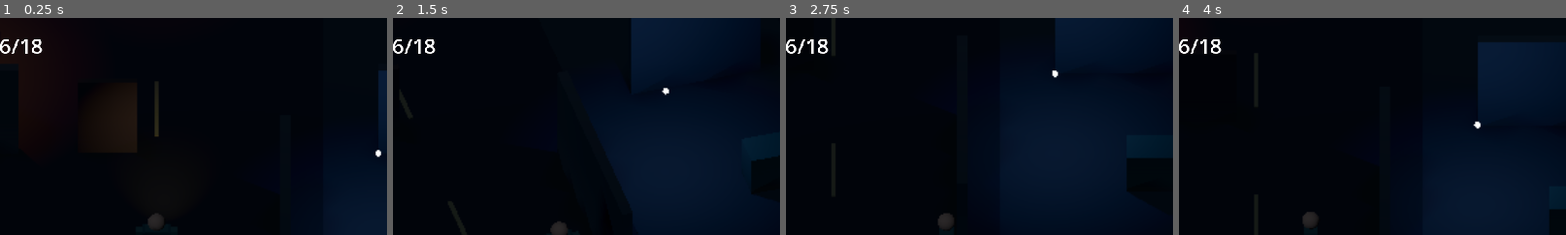
Above: before the commit, frames 1-4 (left to right).
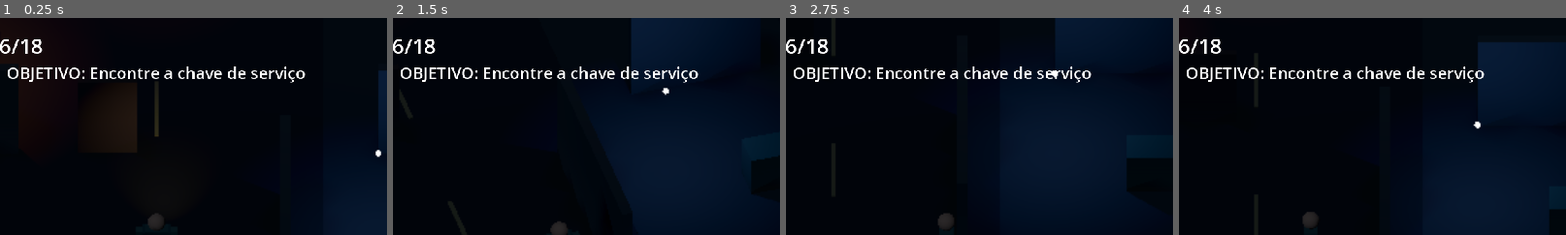
Above: after the commit, the same moments.

Repository: lloupp/night-shift
Game: Godot game, scene res://scenes/main.tscn
Two runs of this game, one before a commit and one after it. Both use one fixed random seed, a clock stepped at 60 frames per second and the inputs below.
Inputs (mouse positions are % of the whole screen's width and height, from its top left):
- Up to frame 1 (0.25 s): no input
- Up to frame 2 (1.5 s): tap Enter at 0.5 s; move the mouse to (72, 45) at 0.52 s; hold D 0.53-1.28 s; tap Q at 0.6 s; click (72, 45) at 0.67 s; move the mouse to (30, 55) at 1.27 s; hold S from 1.28 s (still down); tap E at 1.35 s
- Up to frame 3 (2.75 s): move the mouse to (60, 28) at 2.02 s; release S at 2.03 s; hold D from 2.03 s (still down); tap F at 2.1 s
- Up to frame 4 (4 s): move the mouse to (45, 70) at 2.77 s; release D at 2.78 s; hold W 2.78-3.53 s; tap R at 2.85 s; click (45, 70) at 2.92 s; move the mouse to (80, 65) at 3.52 s; hold A from 3.53 s (still down); hold Shift from 3.53 s (still down)
The pictures show only the part of the screen within x 30-80%, y 0-50%; the shares and areas given below are measured in that part.

The runs differ from the first frame. In frame 1, 1.7% of the frame differs, in the area x 2-79%, y 22-30%; in frame 2, 1.7%; in frame 3, 1.7%; in frame 4, 1.7%.

Commit message:
feat: wire objective and exit gameplay loop

Diff:
--- a/scripts/main.gd
+++ b/scripts/main.gd
@@ -4,6 +4,8 @@
 const EnemyClass = preload("res://scripts/enemy.gd")
 const DoorClass = preload("res://scripts/door.gd")
 const AmmoClass = preload("res://scripts/ammo_pickup.gd")
+const KeyPickupClass = preload("res://scripts/key_pickup.gd")
+const ExitGateClass = preload("res://scripts/exit_gate.gd")
 const PresentationFXClass = preload("res://scripts/presentation_fx.gd")
 
 const CAMERA_DIRECTIONS := ["N", "NE", "E", "SE", "S", "SW", "W", "NW"]
@@ -16,8 +18,10 @@
 var camera_target_angle := 0.0
 var camera_follow_position := Vector3.ZERO
 var status_label: Label
+var objective_label: Label
 var prompt_label: Label
 var message_label: Label
+var completion_label: Label
 var camera_angle_label: Label
 var crosshair: Label
 var damage_overlay: ColorRect
@@ -26,6 +30,7 @@
 var crosshair_feedback_timer := 0.0
 var current_interactable: Node
 var pending_shot := false
+var run_completed := false
 var occluded_bodies: Array[Node3D] = []
 var flicker_lamps: Array[OmniLight3D] = []
 var flicker_clock := 0.0
@@ -44,6 +49,7 @@
 	player.died.connect(_on_player_died)
 	_update_status()
 	_update_camera_angle_label()
+	_update_objective("Encontre a chave de serviço")
 
 func _physics_process(delta: float) -> void:
 	if not is_instance_valid(player):
@@ -71,7 +77,7 @@
 	_restore_occluders()
 
 func _unhandled_input(event: InputEvent) -> void:
-	if not is_instance_valid(player):
+	if not is_instance_valid(player) or run_completed:
 		return
 	if event is InputEventKey and event.pressed and not event.echo:
 		match event.physical_keycode:
@@ -122,7 +128,8 @@
 	_add_decor_box("RoadStripeB", Vector3(0.12, 0.045, 2.1), Vector3(0, 0.045, 0.0), Color(0.42, 0.37, 0.22))
 	_add_decor_box("RoadStripeC", Vector3(0.12, 0.045, 2.1), Vector3(0, 0.045, 5.5), Color(0.42, 0.37, 0.22))
 
-	_add_static_box("NorthWall", Vector3(24, 3.2, 0.35), Vector3(0, 1.6, -10), Color(0.13, 0.14, 0.14))
+	_add_static_box("NorthWallWest", Vector3(10.5, 3.2, 0.35), Vector3(-6.75, 1.6, -10), Color(0.13, 0.14, 0.14))
+	_add_static_box("NorthWallEast", Vector3(10.5, 3.2, 0.35), Vector3(6.75, 1.6, -10), Color(0.13, 0.14, 0.14))
 	_add_static_box("SouthWall", Vector3(24, 3.2, 0.35), Vector3(0, 1.6, 10), Color(0.13, 0.14, 0.14))
 	_add_static_box("WestWall", Vector3(0.35, 3.2, 20), Vector3(-12, 1.6, 0), Color(0.13, 0.14, 0.14))
 	_add_static_box("EastWall", Vector3(0.35, 3.2, 20), Vector3(12, 1.6, 0), Color(0.13, 0.14, 0.14))
@@ -139,6 +146,7 @@
 
 	_add_decor_box("WestAwning", Vector3(4.2, 0.12, 1.1), Vector3(-7.2, 2.65, -4.05), Color(0.27, 0.09, 0.08))
 	_add_decor_box("EastSign", Vector3(2.2, 0.18, 0.12), Vector3(7.4, 2.4, -4.35), Color(0.11, 0.34, 0.31))
+	_add_decor_box("ExitSign", Vector3(2.8, 0.16, 0.10), Vector3(0.0, 2.8, -9.62), Color(0.22, 0.32, 0.24))
 
 	_add_lamp(Vector3(-5.6, 2.65, -1.6), Color(1.0, 0.58, 0.31), 4.2, true)
 	_add_lamp(Vector3(5.6, 2.65, 4.8), Color(0.40, 0.62, 1.0), 2.8)
@@ -161,6 +169,18 @@
 	ammo.name = "AmmoPickup"
 	ammo.position = Vector3(-6.0, 0.05, -1.5)
 	add_child(ammo)
+
+	var service_key: KeyPickup = KeyPickupClass.new()
+	service_key.name = "ServiceKey"
+	service_key.position = Vector3(-6.6, 0.05, -3.25)
+	service_key.collected.connect(_on_key_collected)
+	add_child(service_key)
+
+	var exit_gate: ExitGate = ExitGateClass.new()
+	exit_gate.name = "ExitGate"
+	exit_gate.position = Vector3(-1.15, 0.0, -9.72)
+	exit_gate.unlocked.connect(_on_exit_unlocked)
+	add_child(exit_gate)
 
 	for spawn_position in [Vector3(6.2, 0.05, -7.1), Vector3(-8.0, 0.05, 6.6)]:
 		var enemy: StalkerEnemy = EnemyClass.new()
@@ -168,6 +188,7 @@
 		enemy.position = spawn_position
 		enemy.target = player
 		enemy.died.connect(_on_enemy_died)
+		enemy.add_to_group("enemy")
 		add_child(enemy)
 
 func _build_camera() -> void:
@@ -206,6 +227,13 @@
 	status_label.add_theme_font_size_override("font_size", 13)
 	ui.add_child(status_label)
 
+	objective_label = Label.new()
+	objective_label.position = Vector2(70, 27)
+	objective_label.size = Vector2(340, 18)
+	objective_label.horizontal_alignment = HORIZONTAL_ALIGNMENT_CENTER
+	objective_label.add_theme_font_size_override("font_size", 10)
+	ui.add_child(objective_label)
+
 	camera_angle_label = Label.new()
 	camera_angle_label.position = Vector2(418, 8)
 	camera_angle_label.size = Vector2(52, 18)
@@ -221,11 +249,19 @@
 	ui.add_child(prompt_label)
 
 	message_label = Label.new()
-	message_label.position = Vector2(120, 36)
+	message_label.position = Vector2(120, 48)
 	message_label.size = Vector2(240, 24)
 	message_label.horizontal_alignment = HORIZONTAL_ALIGNMENT_CENTER
 	message_label.add_theme_font_size_override("font_size", 12)
 	ui.add_child(message_label)
+
+	completion_label = Label.new()
+	completion_label.position = Vector2(70, 102)
+	completion_label.size = Vector2(340, 70)
+	completion_label.horizontal_alignment = HORIZONTAL_ALIGNMENT_CENTER
+	completion_label.vertical_alignment = VERTICAL_ALIGNMENT_CENTER
+	completion_label.add_theme_font_size_override("font_size", 20)
+	ui.add_child(completion_label)
 
 	var controls := Label.new()
 	controls.text = "WASD mover  SHIFT correr  Q/E câmera  RMB mirar  LMB atirar  R recarregar  F interagir"
@@ -349,7 +385,7 @@
 			occluded_bodies.append(body)
 
 func _update_aim() -> void:
-	if not player.aiming:
+	if run_completed or not player.aiming:
 		return
 	var mouse := get_viewport().get_mouse_position()
 	crosshair.position = mouse - Vector2(6, 11)
@@ -367,6 +403,8 @@
 	return get_world_3d().direct_space_state.intersect_ray(query)
 
 func _fire() -> void:
+	if run_completed:
+		return
 	if not player.try_fire():
 		if player.aiming and player.ammo == 0:
 			_show_message("Sem munição — R para recarregar")
@@ -416,6 +454,10 @@
 		crosshair.modulate = Color.WHITE
 
 func _update_interaction_prompt() -> void:
+	if run_completed:
+		current_interactable = null
+		prompt_label.text = ""
+		return
 	current_interactable = null
 	var nearest_distance := 2.1
 	for node in get_tree().get_nodes_in_group("interactable"):
@@ -435,7 +477,7 @@
 		prompt_label.text = ""
 
 func _interact() -> void:
-	if not is_instance_valid(current_interactable):
+	if run_completed or not is_instance_valid(current_interactable):
 		return
 	if current_interactable.has_method("interact"):
 		var result = current_interactable.interact(player)
@@ -448,9 +490,33 @@
 	var reload_text := "  RECARREGANDO" if player.reloading else ""
 	status_label.text = "VIDA %03d   MUNIÇÃO %d/%d%s" % [player.health, player.ammo, player.reserve_ammo, reload_text]
 
+func _update_objective(text: String) -> void:
+	if is_instance_valid(objective_label):
+		objective_label.text = "OBJETIVO: " + text
+
 func _show_message(text: String) -> void:
 	message_label.text = text
 	message_timer = 1.6
+
+func _on_key_collected(_key_id: String) -> void:
+	_update_objective("Vá ao portão de serviço ao norte")
+	_show_message("Chave de serviço encontrada")
+
+func _on_exit_unlocked() -> void:
+	if run_completed:
+		return
+	run_completed = true
+	player.aiming = false
+	player.set_physics_process(false)
+	crosshair.visible = false
+	for enemy in get_tree().get_nodes_in_group("enemy"):
+		if is_instance_valid(enemy):
+			enemy.set_physics_process(false)
+	_update_objective("Concluído")
+	completion_label.text = "ÁREA SEGURA\nVERTICAL SLICE CONCLUÍDO"
+	_show_message("Portão de serviço destrancado")
+	if is_instance_valid(fx):
+		fx.add_camera_trauma(0.12)
 
 func _on_player_damaged(_amount: int) -> void:
 	damage_flash = 1.0
